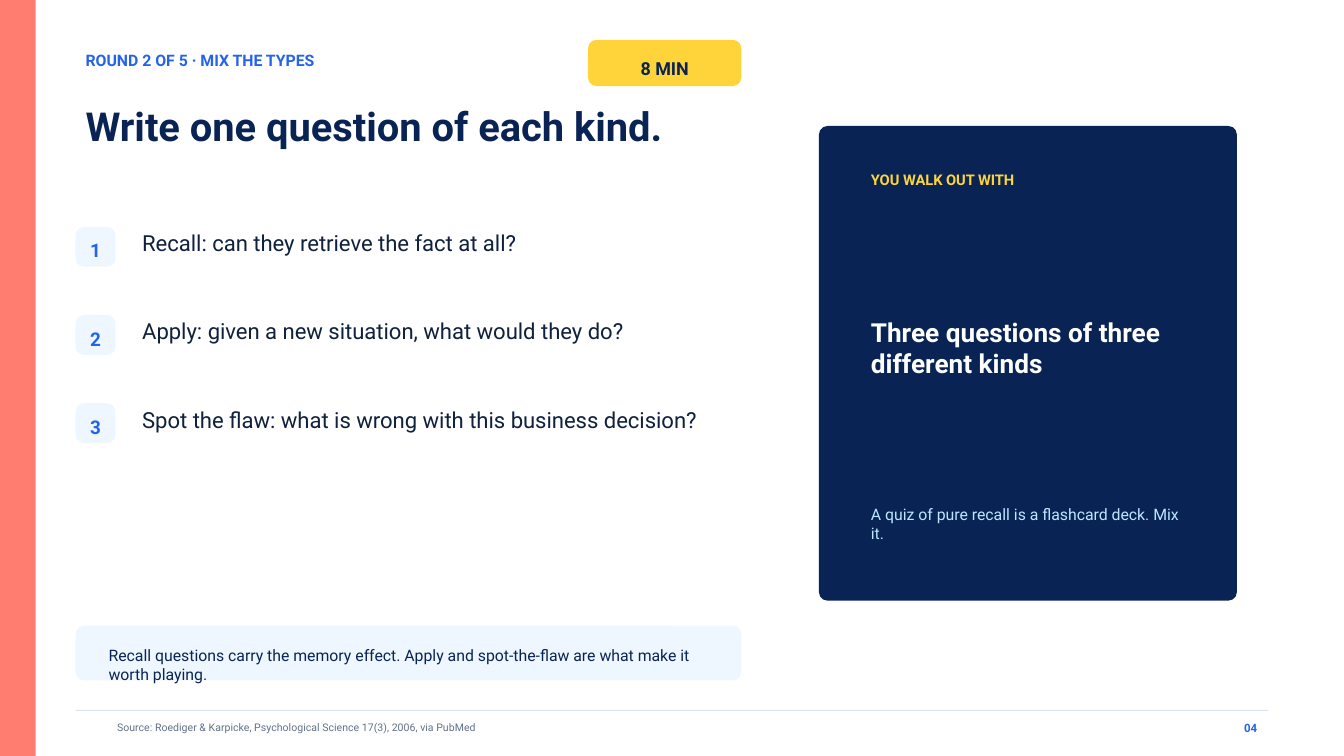
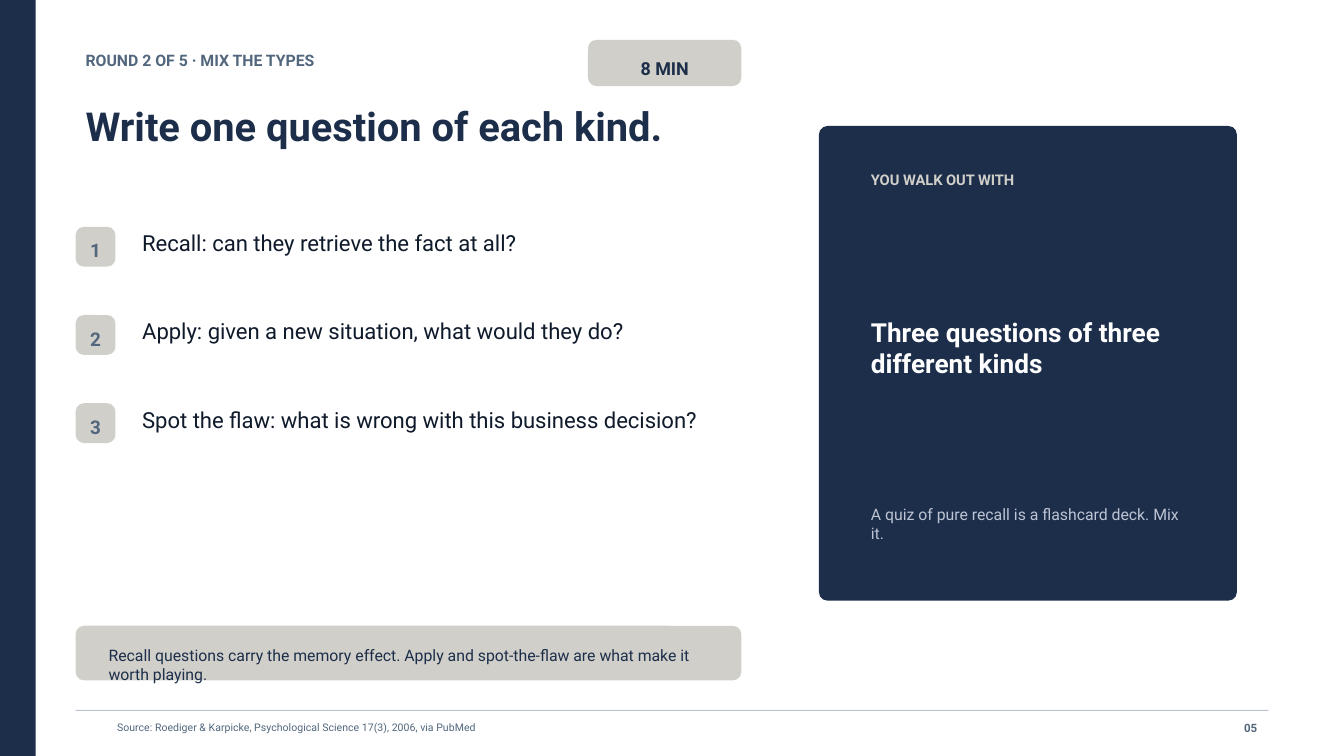
Before and after one commit to jadalin100/career-canvas, a slide deck: slide 5 of slides/output/Career_Canvas_Meeting_6_Build_Your_Quiz_App.pptx (slide 4 before the commit). Drawn at 1344x756 pixels with LibreOffice and Linux fonts; fonts in the diff are those of the drawing. Boxes give left, top, right and bottom in pixels: in the first picture for what was removed or moved away, otherwise in the second. Text is boxed around its words. In the diff, an @@ line names an element or a change of style, - is before the commit and + after.

```diff
--- a/slides/output/Career_Canvas_Meeting_6_Build_Your_Quiz_App.pptx
+++ b/slides/output/Career_Canvas_Meeting_6_Build_Your_Quiz_App.pptx
@@ rectangle at [0, 0, 35, 756]: fill #FF7C70 to #1C2E4A @@
@@ rounded rectangle at [588, 40, 741, 87]: fill #FFD43B to #D1CFC9 @@
@@ rounded rectangle at [819, 126, 1237, 601]: fill #092454 to #1C2E4A @@
@@ text "YOU WALK OUT WITH" at [871, 174, 1014, 185]: text colour #FFD43B to #D1CFC9 @@
@@ text colour #2563EB to #52677D in 4 elements at [86, 54, 314, 66], [90, 244, 101, 257], [90, 332, 101, 346], [90, 420, 101, 434] @@
@@ text colour #10213D to #0F1A2B in 3 elements at [142, 234, 516, 256], [142, 322, 623, 344], [142, 411, 697, 433] @@
@@ text "A quiz of pure recall ..." at [871, 508, 1178, 539]: text colour #BFE6FF to #BDC4D4 @@
@@ fill #EEF7FF to #D1CFC9 in 4 elements at [76, 227, 116, 267], [76, 315, 116, 355], [76, 403, 116, 444], [76, 626, 741, 681] @@
@@ text colour #092454 to #1C2E4A in 3 elements at [641, 62, 688, 75], [86, 110, 662, 149], [109, 649, 689, 685] @@
@@ rectangle at [76, 710, 1268, 711]: fill #D8E5F2 to #BDC4D4 @@
@@ text "Source: Roediger & Karpicke, Psychological ..." at [117, 723, 475, 733]: text colour #61718A to #52677D @@
@@ text at [1244, 724, 1257, 732]: text changed; text colour #2563EB to #52677D @@
-04
+05
```
Also in this commit, not shown: 9 other slides changed, 1 slide added, 16 other files.
